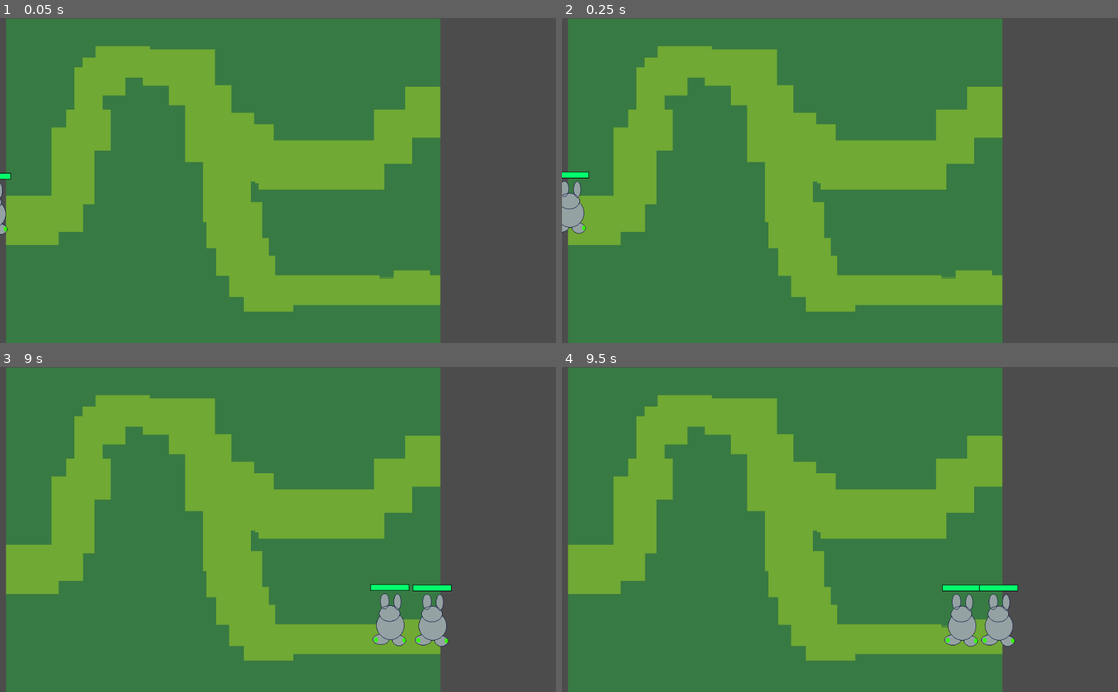
Above: before the commit, frames 1-4 (two rows, left to right).
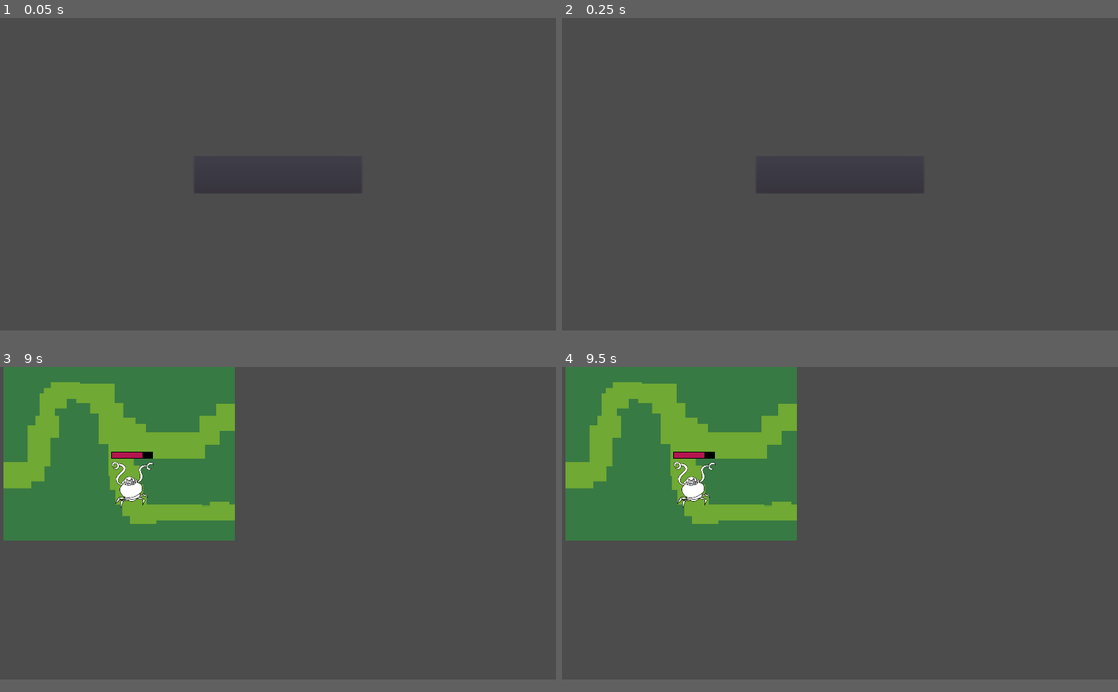
Above: after the commit, the same moments.

Repository: tomwb/Ggjam-2023
Game: Godot game, scene res://scennes/Levels/LevelStart.tscn
Same seed, same stepped clock (60 frames per second), same inputs: the game is played once before the commit and once after it. Before the commit the project starts from res://scennes/Levels/Level1.tscn. The engine's default icon, where the game draws it, is replaced by a stand-in: a white triangle on a blue panel in a dark square.
Inputs (mouse positions are in pixels of both pictures, inside the frame that each line leads up to):
- Up to frame 1 (0.05 s): no input
- Up to frame 2 (0.25 s): no input
- Up to frame 3 (9 s): click (278, 529) at 0.52 s; tap Enter (ui_accept) at 1.25, 2.1, 2.27, 2.57, 3.6, 3.77, 4.07, 5.1, 5.27, 5.57, 6.6, 6.77, 7.07, 8.1, 8.27, 8.57 s; hold Enter (ui_accept) 1.28-2.03 s; hold Enter (ui_accept) 2.78-3.53 s; hold Enter (ui_accept) 4.28-5.03 s; hold Enter (ui_accept) 5.78-6.53 s; hold Enter (ui_accept) 7.28-8.03 s; hold Enter (ui_accept) from 8.78 s (still down)
- Up to frame 4 (9.5 s): keep holding Enter (ui_accept)
In our replay, the window is 800x468 before the commit and 800x450 after it. These sizes can differ from the game's own. Grey fills any space a smaller window leaves; there, only what the larger window draws over its background counts as a difference.

The runs differ from the first frame. In frame 1, 76% of the frame differs, in the area x 0-100%, y 0-100%; in frame 2, 76%; in frame 3, 65%; in frame 4, 65%.

Commit message:
tower defense

Diff:
--- a/project.godot
+++ b/project.godot
@@ -11,8 +11,21 @@
 [application]
 
 config/name="GgJam2023"
-run/main_scene="res://scennes/Levels/Level1.tscn"
+run/main_scene="res://scennes/Levels/LevelStart.tscn"
 config/icon="res://icon.png"
+
+[autoload]
+
+GameController="*res://scennes/GameController.tscn"
+
+[display]
+
+window/size/width=1920
+window/size/height=1080
+window/size/test_width=1280
+window/size/test_height=720
+window/stretch/mode="2d"
+window/stretch/aspect="keep"
 
 [gui]
 
--- a/scennes/Bunny.tscn
+++ b/scennes/Bunny.tscn
@@ -50,10 +50,12 @@
 shader_param/NEWCOLOR3 = null
 
 [sub_resource type="CapsuleShape2D" id=4]
-radius = 20.0
-height = 28.0
+radius = 32.0
+height = 41.9999
 
-[node name="Bunny" type="KinematicBody2D" groups=["BUNNY"]]
+[node name="Bunny" type="PathFollow2D"]
+rotate = false
+loop = false
 script = ExtResource( 3 )
 
 [node name="HpBar" parent="." instance=ExtResource( 2 )]
@@ -82,7 +84,10 @@
 texture = ExtResource( 1 )
 vframes = 3
 
-[node name="CollisionShape2D" type="CollisionShape2D" parent="."]
-position = Vector2( 2, -3 )
-rotation = 1.5708
+[node name="Area2D" type="Area2D" parent="." groups=["BUNNY"]]
+
+[node name="CollisionShape2D" type="CollisionShape2D" parent="Area2D"]
+position = Vector2( 2, -34 )
 shape = SubResource( 4 )
+
+[connection signal="area_entered" from="Area2D" to="." method="_on_Area2D_area_entered"]
--- /dev/null
+++ b/scennes/EnemyBullet.tscn
@@ -0,0 +1,19 @@
+[gd_scene load_steps=4 format=2]
+
+[ext_resource path="res://icon.png" type="Texture" id=1]
+[ext_resource path="res://scripts/EnemyBullet.gd" type="Script" id=2]
+
+[sub_resource type="CircleShape2D" id=1]
+
+[node name="EnemyBullet" type="Area2D" groups=["BULLET"]]
+script = ExtResource( 2 )
+
+[node name="CollisionShape2D" type="CollisionShape2D" parent="."]
+shape = SubResource( 1 )
+
+[node name="Sprite" type="Sprite" parent="."]
+position = Vector2( -1, 1.19209e-07 )
+scale = Vector2( 0.234375, 0.234375 )
+texture = ExtResource( 1 )
+
+[connection signal="area_entered" from="." to="." method="_on_EnemyBullet_area_entered"]
--- /dev/null
+++ b/scennes/GameController.tscn
@@ -0,0 +1,6 @@
+[gd_scene load_steps=2 format=2]
+
+[ext_resource path="res://scripts/GameController.gd" type="Script" id=1]
+
+[node name="GameController" type="Node2D"]
+script = ExtResource( 1 )
--- a/scennes/Levels/Level1.tscn
+++ b/scennes/Levels/Level1.tscn
@@ -1,7 +1,7 @@
-[gd_scene load_steps=6 format=2]
+[gd_scene load_steps=5 format=2]
 
 [ext_resource path="res://scennes/Bunny.tscn" type="PackedScene" id=1]
-[ext_resource path="res://scripts/Level1.gd" type="Script" id=2]
+[ext_resource path="res://scennes/Tower.tscn" type="PackedScene" id=2]
 [ext_resource path="res://sprites/background.png" type="Texture" id=3]
 
 [sub_resource type="Curve2D" id=1]
@@ -9,11 +9,7 @@
 "points": PoolVector2Array( 0, 0, 0, 0, -141, 385, 0, 0, 0, 0, 106, 382, 0, 0, 0, 0, 145, 225, 0, 0, 0, 0, 171, 107, 0, 0, 0, 0, 269, 71, 0, 0, 0, 0, 361, 101, 0, 0, 0, 0, 416, 285, 0, 0, 0, 0, 431, 433, 0, 0, 0, 0, 475, 504, 0, 0, 0, 0, 803, 506 )
 }
 
-[sub_resource type="RectangleShape2D" id=2]
-extents = Vector2( 62, 41.5 )
-
 [node name="Level1" type="Node2D"]
-script = ExtResource( 2 )
 
 [node name="Background" type="Sprite" parent="."]
 position = Vector2( 411, 301 )
@@ -22,15 +18,16 @@
 [node name="Path2D" type="Path2D" parent="."]
 curve = SubResource( 1 )
 
-[node name="Bunny2" parent="Path2D" instance=ExtResource( 1 )]
-position = Vector2( -100, 390 )
+[node name="Bunny3" parent="Path2D" instance=ExtResource( 1 )]
+position = Vector2( -141, 385 )
+rotation = -0.0121413
+velocity = 200
 
-[node name="Bunny3" parent="Path2D" instance=ExtResource( 1 )]
-position = Vector2( -24, 390 )
+[node name="Bunny4" parent="Path2D" instance=ExtResource( 1 )]
+position = Vector2( -46.259, 383.849 )
+rotation = -0.0121413
+offset = 94.88
+velocity = 200
 
-[node name="Barricade" type="StaticBody2D" parent="." groups=["BARRICADE"]]
-position = Vector2( 397, 401 )
-
-[node name="CollisionShape2D" type="CollisionShape2D" parent="Barricade"]
-position = Vector2( 52, 31.5 )
-shape = SubResource( 2 )
+[node name="Tower" parent="." instance=ExtResource( 2 )]
+position = Vector2( 458, 408 )
--- /dev/null
+++ b/scennes/Levels/LevelStart.tscn
@@ -0,0 +1,20 @@
+[gd_scene load_steps=2 format=2]
+
+[ext_resource path="res://scripts/LevelSelection.gd" type="Script" id=1]
+
+[node name="LevelStart" type="Node2D"]
+script = ExtResource( 1 )
+
+[node name="CanvasLayer" type="CanvasLayer" parent="."]
+
+[node name="Button" type="Button" parent="CanvasLayer"]
+anchor_left = 0.5
+anchor_top = 0.5
+anchor_right = 0.5
+anchor_bottom = 0.5
+margin_left = -290.0
+margin_top = -64.5
+margin_right = 290.0
+margin_bottom = 64.5
+
+[connection signal="button_down" from="CanvasLayer/Button" to="." method="changeToGame"]
--- /dev/null
+++ b/scennes/Tower.tscn
@@ -0,0 +1,41 @@
+[gd_scene load_steps=6 format=2]
+
+[ext_resource path="res://sprites/enemies/enemy_batata.png" type="Texture" id=1]
+[ext_resource path="res://scripts/Tower.gd" type="Script" id=2]
+[ext_resource path="res://scennes/HpBar.tscn" type="PackedScene" id=3]
+
+[sub_resource type="RectangleShape2D" id=2]
+extents = Vector2( 59.5, 60.25 )
+
+[sub_resource type="CircleShape2D" id=3]
+radius = 356.14
+
+[node name="Tower" type="Area2D" groups=["ENEMY"]]
+script = ExtResource( 2 )
+
+[node name="CollisionShape2D" type="CollisionShape2D" parent="."]
+position = Vector2( -2.5, 18.75 )
+shape = SubResource( 2 )
+
+[node name="Sprite" type="Sprite" parent="."]
+texture = ExtResource( 1 )
+
+[node name="HpBar" parent="." instance=ExtResource( 3 )]
+position = Vector2( -2, -94 )
+scale = Vector2( 2, 2 )
+background_color = Color( 0.709804, 0.0862745, 0.321569, 1 )
+
+[node name="BulletTimer" type="Timer" parent="."]
+autostart = true
+
+[node name="BulletPosition2D" type="Position2D" parent="."]
+position = Vector2( -61, -68 )
+
+[node name="SensorArea2D" type="Area2D" parent="."]
+
+[node name="CollisionShape2D" type="CollisionShape2D" parent="SensorArea2D"]
+shape = SubResource( 3 )
+
+[connection signal="timeout" from="BulletTimer" to="." method="_on_BulletTimer_timeout"]
+[connection signal="area_entered" from="SensorArea2D" to="." method="_on_SensorArea2D_area_entered"]
+[connection signal="area_exited" from="SensorArea2D" to="." method="_on_SensorArea2D_area_exited"]
--- a/scripts/Bunny.gd
+++ b/scripts/Bunny.gd
@@ -1,60 +1,34 @@
-extends KinematicBody2D
+extends PathFollow2D
 
-var velocity = 150
-var life = 50
+export(int) var velocity = 150
+export(int) var damage = 1
+export(int) var max_life = 2
+var life
 var walk = true
 var direction
 
-var index = 0
-var point_scale = 0
-var points = []
-var current_position = Vector2()
-var next_position = Vector2()
+func _ready():
+	life = max_life
 
-func _ready():
-	if get_parent().get_class() == 'Path2D':
-		var curve = get_parent().get_curve()
-		for i in range(curve.get_point_count()):
-			points.push_back(curve.get_point_position(i))
-		current_position = points[index]
-		next_position = points[index + 1]
-		#position = current_position
-		# point_scale = 100.0 / points[index].distance_to(points[index + 1])
-		direction = position.direction_to(next_position)
-
-func _physics_process(delta):
-#	print(position.y * 0.01)
-#	$Foot/Sprite.z_index = 10 + (position.y/1000)
-#	$Body/Sprite.z_index = 10 + (position.y/1000)
-#	$Head/Sprite.z_index = 10 + (position.y/1000)
-	point_scale = (100.0 * position.distance_to(next_position)) /  current_position.distance_to(next_position)
-	if point_scale <= 1.5:
-		position = next_position
-		#print("trocou de index")
-		index = index + 1
-		if index >= points.size() - 1:
-			direction = Vector2(0,0)
-		else:
-			current_position = points[index]
-			next_position = points[index + 1]
-			direction = current_position.direction_to(next_position)
-		#print(direction)
-	#set_position(current_position.linear_interpolate(next_position, offset))
-	var collision = move_and_collide(direction * 150 * delta)
-
-
-#	var old_pos = position
-#	if walk:
-#		set_offset(get_offset() + velocity * delta)
-#	direction = (position - old_pos).normalized()
+func _process(delta):
+	var old_pos = position
+	if walk:
+		set_offset(get_offset() + velocity * delta)
+	direction = (position - old_pos).normalized()
 #	print(direction)
 
+func explode():
+	walk = false
+	queue_free()
 
-#func _on_Area2D_area_entered(area):
-#	if area.is_in_group("BARRICADE") ||  area.is_in_group("BUNNY"):
-#		walk = false
-#
-#
-#func _on_Area2D_area_exited(area):
-#	if area.is_in_group("BARRICADE") ||  area.is_in_group("BUNNY"):
-#		walk = true
+func setDamage(damage):
+	life -= damage
+	$HpBar.calcPercentage(max_life, life)
+	if life <= 0:
+		queue_free()
+
+func _on_Area2D_area_entered(area):
+	if area.is_in_group("ENEMY"):
+		if area.has_method("setDamage"):
+			area.setDamage(damage)
+		explode()
--- /dev/null
+++ b/scripts/EnemyBullet.gd
@@ -0,0 +1,20 @@
+extends Area2D
+
+var velocity = 500
+var direction = Vector2()
+
+func _ready():
+	pass
+
+func _process(delta):
+	translate(direction * velocity * delta)
+
+func setTarget(area):
+	direction = global_position.direction_to(area.global_position)
+
+
+func _on_EnemyBullet_area_entered(area):
+	if area.is_in_group("BUNNY"):
+		if area.get_parent().has_method("setDamage"):
+			area.get_parent().setDamage(1)
+		queue_free()
--- /dev/null
+++ b/scripts/GameController.gd
@@ -0,0 +1,5 @@
+extends Node2D
+
+
+func _ready():
+	pass
--- a/scripts/HpBar.gd
+++ b/scripts/HpBar.gd
@@ -1,17 +1,21 @@
 extends Node2D
 
-onready var initial_rect_size = $ColorRect.rect_size
+var initial_rect_size
 export(Color) var border_color = Color(1,1,1)
 export(Color) var background_color = Color(0,0,0)
 export(int) var value = 100
 
 func _ready():
+	initial_rect_size = $ColorRect.rect_size
 	setValue(value)
 	$ColorRect.color = background_color
 
 func _draw():
 	draw_rect(Rect2($ColorRect.rect_position - Vector2(1,1), initial_rect_size + Vector2(2,2)), border_color, true)
 
+func calcPercentage(max_value, new_value):
+	setValue((new_value * 100) / max_value)
+
 func setValue(new_value):
 	if new_value > 100:
 		new_value = 100
--- a/scripts/Level1.gd
+++ /dev/null
@@ -1,9 +0,0 @@
-extends Node2D
-
-
-func _ready():
-	pass
-
-func _process(delta):
-	if Input.is_action_pressed("ui_accept") && $Barricade:
-		$Barricade.queue_free()
--- /dev/null
+++ b/scripts/LevelSelection.gd
@@ -0,0 +1,8 @@
+extends Node2D
+
+
+func _ready():
+	pass
+
+func changeToGame():
+	get_tree().change_scene("res://scennes/Levels/Level1.tscn")
--- /dev/null
+++ b/scripts/Tower.gd
@@ -0,0 +1,39 @@
+extends Area2D
+
+const pre_bullet = preload("res://scennes/EnemyBullet.tscn")
+var bodies = []
+
+export(int) var max_life = 4
+var life = 0
+
+func _ready():
+	life = max_life
+
+func _process(delta):
+	pass
+
+func setDamage(damage):
+	life -= damage
+	$HpBar.calcPercentage(max_life, life)
+	if life <= 0:
+		queue_free()
+
+
+func _on_BulletTimer_timeout():
+	if bodies.size() > 0:
+		var bullet = pre_bullet.instance()
+		bullet.global_position = $BulletPosition2D.global_position
+		get_parent().add_child(bullet)
+		bullet.setTarget(bodies[0])
+
+
+func _on_SensorArea2D_area_entered(area):
+	if area.is_in_group("BUNNY"):
+		bodies.append(area)
+
+
+func _on_SensorArea2D_area_exited(area):
+	if area.is_in_group("BUNNY"):
+		var index = bodies.find(area)
+		if index >= 0:
+			bodies.remove(index)
Binary file added: sprites/enemies/enemy_batata.png
Not shown, added: sprites/enemies/enemy_batata.png.import
